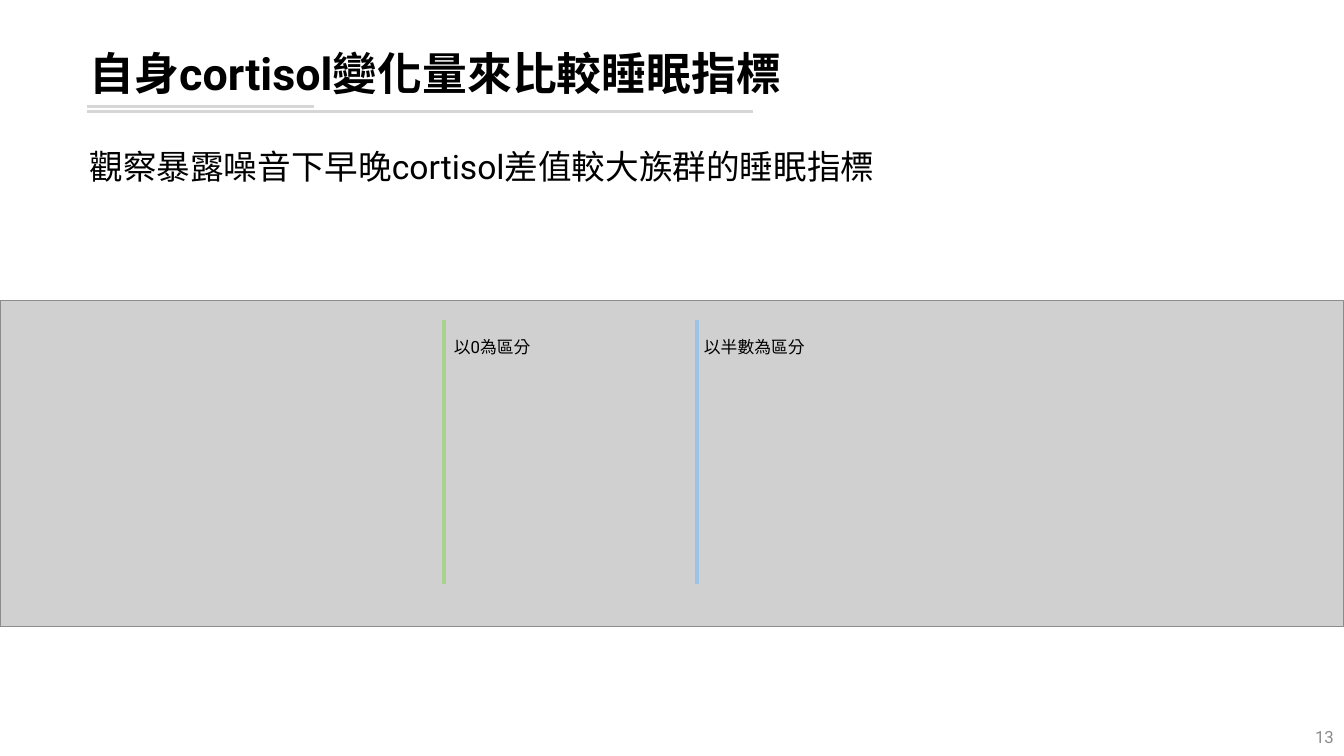
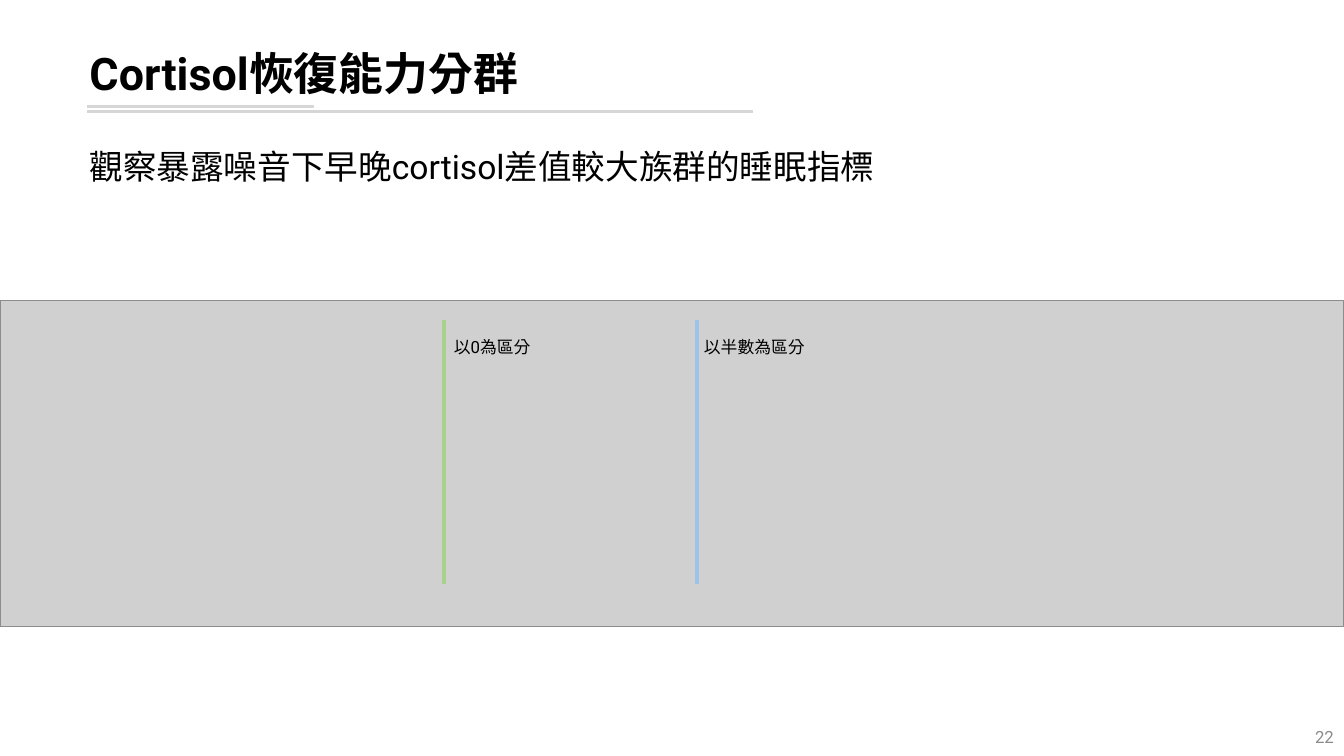
Before and after one commit to leooel97895750/REM_DataMining, a slide deck: slide 22 of 20210804_REM分析.pptx (slide 13 before the commit). Drawn at 1344x756 pixels with LibreOffice and Linux fonts; fonts in the diff are those of the drawing; grey boxes stand for pictures. Boxes give left, top, right and bottom in pixels: in the first picture for what was removed or moved away, otherwise in the second. Text is boxed around its words. In the diff, an @@ line names an element or a change of style, - is before the commit and + after.

```diff
--- a/20210804_REM分析.pptx
+++ b/20210804_REM分析.pptx
@@ title at box(89, 52, 517, 94): text changed @@
-自身cortisol變化量來比較睡眠指標
+Cortisol恢復能力分群
@@ page number at box(1315, 731, 1334, 743): text changed @@
-13
+22
```
Also in this commit, not shown: 13 other slides changed, 9 slides added, 6 slides removed, 3 other files.
